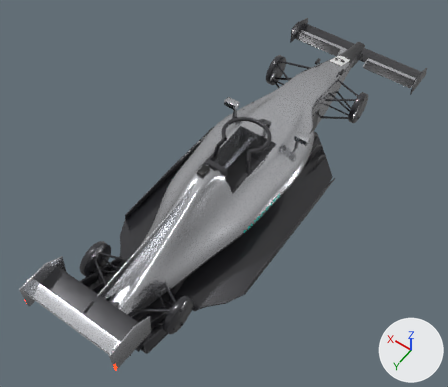
The glTF model content/cars/murcetes-amd-w17/murcetes_w17.glb, before and after one commit.
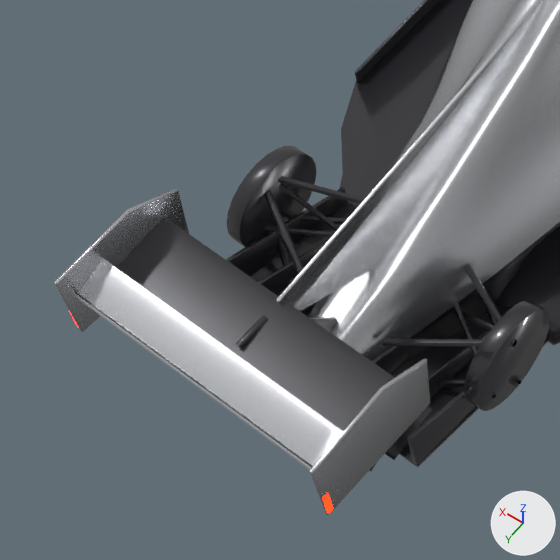
Each version appears first whole from a camera (50 mm lens) standing at (-2.41, 3.67, 5.59) and looking at (0.03, 0.25, 0.21), and next in a close-up on the part from 0% to 44% of the width and 49% to 100% of the height. Lighting does not change. The marker at lower right points along +X, +Y and +Z. The first two pictures are the older version. Vertices at exactly the same position are counted once.

The older version as bpy lines, for what is in view:
```python
me_murcetes_w17 = bpy.data.meshes.new('murcetes_w17')
me_murcetes_w17.from_pydata(...)  # 24993 vertices, 47844 faces; spans x -0.91..0.91, y -3.02..2.56, z 0.0..1.01
me_murcetes_w17.materials.append(mat_car_paint)  # light grey #cbcdd1
me_murcetes_w17.materials.append(mat_car_accent)  # black #212124
me_murcetes_w17.materials.append(mat_car_carbon)  # dark grey #303035
me_murcetes_w17.materials.append(mat_car_metal)  # light grey #c8c8cb
me_murcetes_w17.materials.append(mat_car_lamp_housing)  # black #242427
me_murcetes_w17.materials.append(mat_car_rainlight)  # red #cb2727, glowing red #ff2700
me_murcetes_w17.materials.append(mat_car_glass)  # dark blue #273038
me_murcetes_w17.materials.append(mat_car_seat)  # dark grey #3f3f45
me_murcetes_w17.materials.append(mat_car_alcantara)  # dark grey #3c3c3f
me_murcetes_w17.materials.append(mat_car_interior)  # dark grey #4d4d50
me_murcetes_w17.materials.append(mat_car_tcam)  # black #272727
me_murcetes_w17.materials.append(mat_car_decal)  # white #f7f7f6
me_murcetes_w17.materials.append(mat_car_trim)  # black #222224
me_murcetes_w17.materials.append(mat_car_logo)
ob_murcetes_w17 = bpy.data.objects.new('murcetes_w17', me_murcetes_w17)
ob_murcetes_w17.location = (0.0, 0.0, 0.0)
```
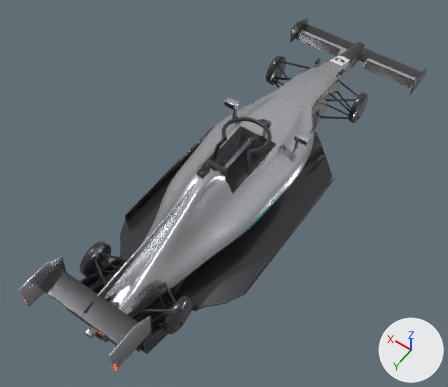
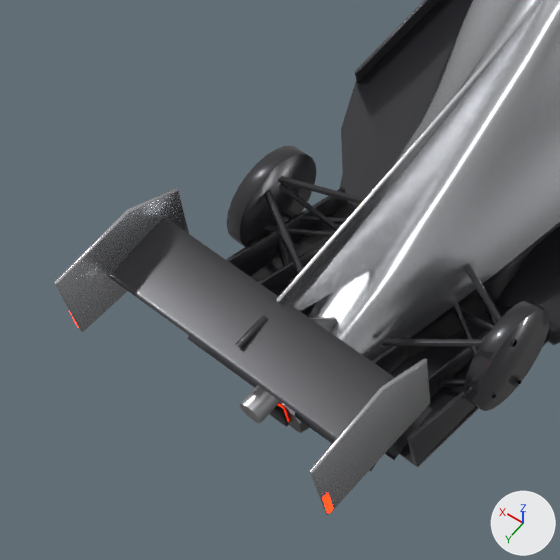
Where the change shows, as pixel boxes (x1, y1, x2, y2) in the close-ups (560 x 560 px):
part 1 of me_murcetes_w17, deleted: before (76, 258, 343, 470)
part 2 of me_murcetes_w17, deleted: before (76, 293, 312, 467)

Diff of the bpy script that builds the scene:
```diff
--- a/content/cars/murcetes-amd-w17/murcetes_w17.glb.py
+++ b/content/cars/murcetes-amd-w17/murcetes_w17.glb.py
@@ me_murcetes_w17 @@
 # used by ob_murcetes_w17; location = (0.0, 0.0, 0.0)
-me_murcetes_w17.from_pydata(...)  # 24993 vertices, 47844 faces; spans x -0.91..0.91, y -3.02..2.56, z 0.0..1.01
+me_murcetes_w17.from_pydata(...)  # 24010 vertices, 45796 faces; spans x -0.91..0.91, y -3.02..2.56, z 0.0..1.01
+# me_murcetes_w17 part 1: the loose piece of 819 vertices spanning x -0.5..0.5, y 2.4..2.53, z 0.82..0.88 is deleted
+# me_murcetes_w17 part 2: the loose piece of 164 vertices spanning x -0.5..0.5, y 2.52..2.53, z 0.82..0.84 is deleted
 me_murcetes_w17.materials.append(mat_car_paint)
```
